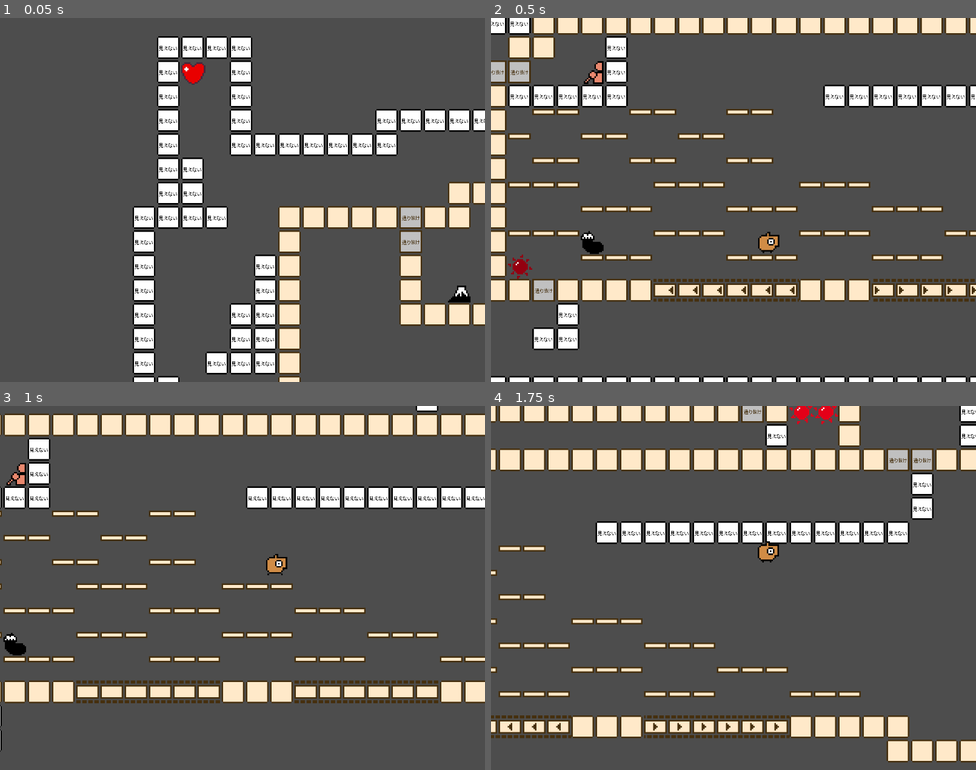
Above: before the commit, frames 1-4 (two rows, left to right).
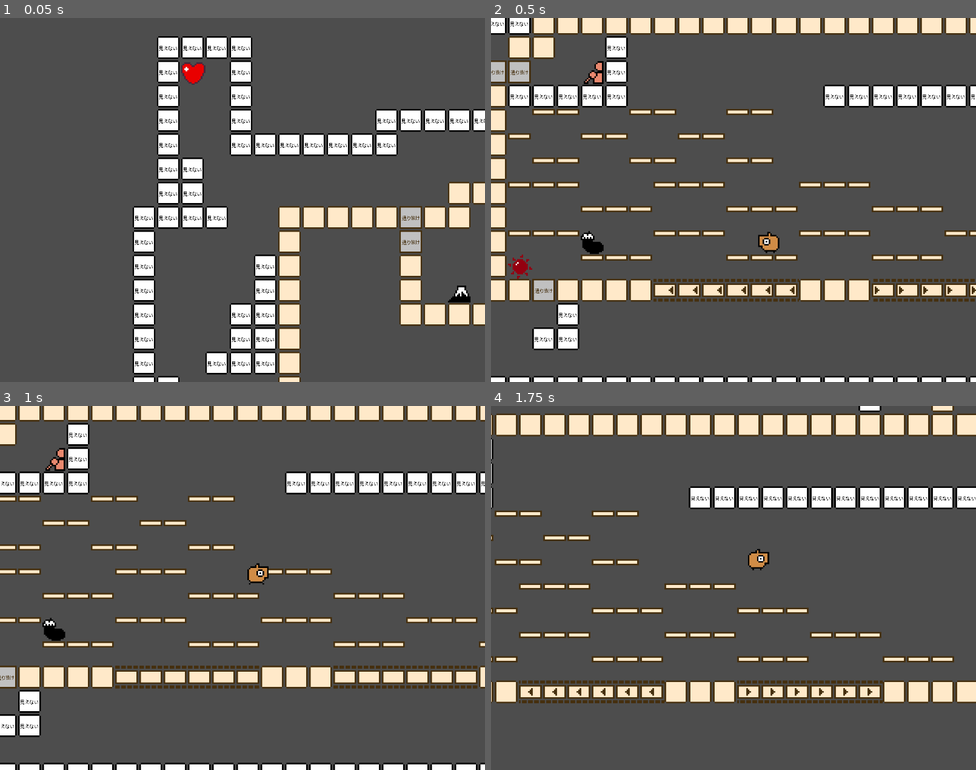
Above: after the commit, the same moments.

Repository: syun77/gd_ino
Game: Godot game, scene res://Main.tscn
Two runs of this game, one before a commit and one after it. Both use one fixed random seed, a clock stepped at 60 frames per second and the inputs below.
Inputs (mouse positions are in pixels of both pictures, inside the frame that each line leads up to):
- Up to frame 1 (0.05 s): no input
- Up to frame 2 (0.5 s): no input
- Up to frame 3 (1 s): tap Enter (ui_accept) at 0.5 s; move the mouse to (349, 569) at 0.52 s; hold Right (ui_right) from 0.53 s (still down); hold Enter (ui_accept) from 0.53 s (still down)
- Up to frame 4 (1.75 s): keep holding Right (ui_right); move the mouse to (636, 606) at 1.27 s; release Enter (ui_accept) at 1.28 s; tap Enter (ui_accept) at 1.35, 1.52 s

Frame 1 is identical in both runs. In frame 2, 0.1% of the frame differs, in the area x 55-60%, y 59-65%; in frame 3, 33%; in frame 4, 37%, in the area x 0-100%, y 0-98%.

Commit message:
止まらないようにした

Diff:
--- a/gd_ino/assets/config.tres
+++ b/gd_ino/assets/config.tres
@@ -4,5 +4,11 @@
 
 [resource]
 script = ExtResource("1_sqhpk")
-move_speed = 500.0
-jump_velocity = 900.0
+move_speed = 400.0
+ground_acc_ratio = 0.04
+air_acc_ratio = 0.01
+jump_velocity = 800.0
+gravity = 35.0
+fall_speed_max = 800.0
+life_ratio = 6.66667
+scroll_panel_speed = 400.0
--- a/gd_ino/project.godot
+++ b/gd_ino/project.godot
@@ -12,7 +12,7 @@
 
 config/name="gd_ino"
 run/main_scene="res://Main.tscn"
-config/features=PackedStringArray("4.0", "Forward Plus")
+config/features=PackedStringArray("4.1", "Forward Plus")
 config/icon="res://icon.svg"
 
 [autoload]
--- a/gd_ino/src/common/Config.gd
+++ b/gd_ino/src/common/Config.gd
@@ -4,16 +4,26 @@
 # =================================
 class_name Config
 
+const FPS = 60
+
 # ---------------------------------
 @export_category("プレイヤー")
-## 移動速度(加速度).
-@export var move_speed = 2.0 * 60
+## 移動速度.
+@export var move_speed = 400.0#2.0
+## 地面での加速係数.
+@export var ground_acc_ratio = 0.04
+## 空中での加速係数.
+@export var air_acc_ratio = 0.01
 ## ジャンプ力.
-@export var jump_velocity = 900.0
+@export var jump_velocity = 800.0#4.0
 ## 重力加速度.
-@export var gravity = 1960.0
+@export var gravity = 35.0#0.2
+## 落下の最高速度.
+@export var fall_speed_max = 800.0#4.0
+## ライフの回復インターバル.
+@export var life_ratio = 400.0 / FPS # 6.666sec
 
 # ---------------------------------
 @export_category("地形")
-## 移動床の速度.
-@export var moving_floor = 100.0
+## ベルト床の速度.
+@export var scroll_panel_speed = 400.0#2.0
--- a/gd_ino/src/player/Player.gd
+++ b/gd_ino/src/player/Player.gd
@@ -26,6 +26,8 @@
 var _is_left = true
 ## 飛び降り中かどうか.
 var _is_fall_through = false
+## 方向.
+var _direction = 0
 
 # ---------------------------------
 # private functions.
@@ -34,9 +36,9 @@
 func _physics_process(delta: float) -> void:
 	_timer_anim += delta
 
-	# 着地していなければ重力を加算.
-	#if not is_on_floor():
-	velocity.y += _config.gravity * delta
+	# move_and_slide()で足元のタイルを判定したいので
+	# 常に重力を加算.
+	velocity.y += _config.gravity
 
 	if _is_fall_through:
 		# 飛び降り中.
@@ -46,20 +48,18 @@
 	elif Input.is_action_pressed("ui_accept") and Input.is_action_pressed("ui_down"):
 		# 飛び降り開始.
 		_is_fall_through = true
-		# 重力を足し込む.
-		#velocity.y += _config.gravity * delta
 	elif Input.is_action_just_pressed("ui_accept") and is_on_floor():
 		# ジャンプ.
 		velocity.y = _config.jump_velocity * -1
 
 	# 左右で移動.
-	var direction := Input.get_axis("ui_left", "ui_right")
-	if direction:
-		_is_left = (direction > 0.0)
-		velocity.x = direction * _config.move_speed
-	else:
-		pass
-		#velocity.x = move_toward(velocity.x, 0, _config.move_speed)
+	if Input.is_action_pressed("ui_left"):
+		_direction = -1
+	elif Input.is_action_pressed("ui_right"):
+		_direction = 1
+	velocity.x = velocity.x * (1.0 - _config.ground_acc_ratio) + _direction * _config.move_speed * _config.ground_acc_ratio
+	# 向きを更新.
+	_is_left = (_direction > 0.0)
 	_spr.flip_h = _is_left
 	_spr.frame = _get_anim()
 
@@ -67,6 +67,8 @@
 	_update_collision_layer()
 
 	move_and_slide()
+	if is_on_floor():
+		_is_fall_through = false # 着地したら飛び降り終了.
 
 	_update_collision_post(delta)
 
@@ -102,8 +104,8 @@
 		Map.eType.NONE:
 			pass # 何もしない.
 		Map.eType.SCROLL_L: # スクロール床(左).
-			velocity.x -= _config.moving_floor * delta
+			velocity.x -= _config.scroll_panel_speed * delta
 		Map.eType.SCROLL_R: # スクロール床(右).
-			velocity.x += _config.moving_floor * delta
+			velocity.x += _config.scroll_panel_speed * delta
 
 	return ret
Not shown: 1 places in gd_ino/assets/tiles/tile_set.tres that only renumber resources
Not shown: 1 places in gd_ino/src/player/Player.tscn that only renumber resources
